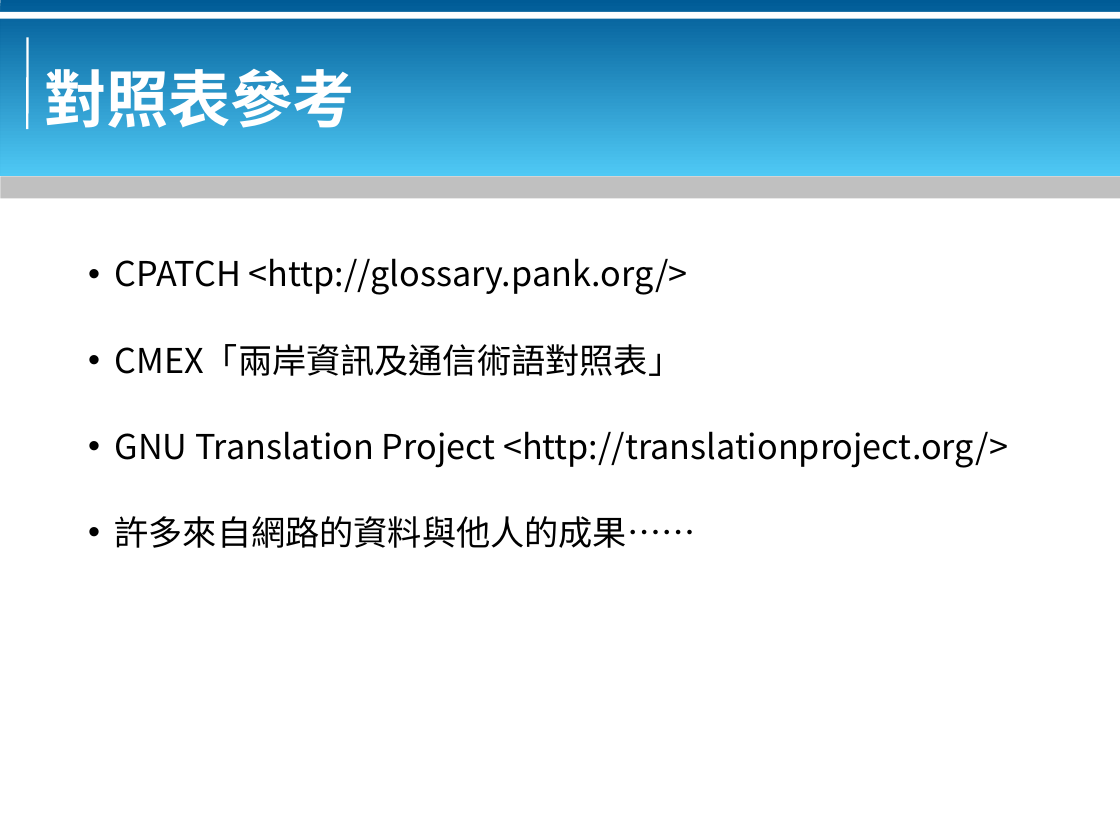
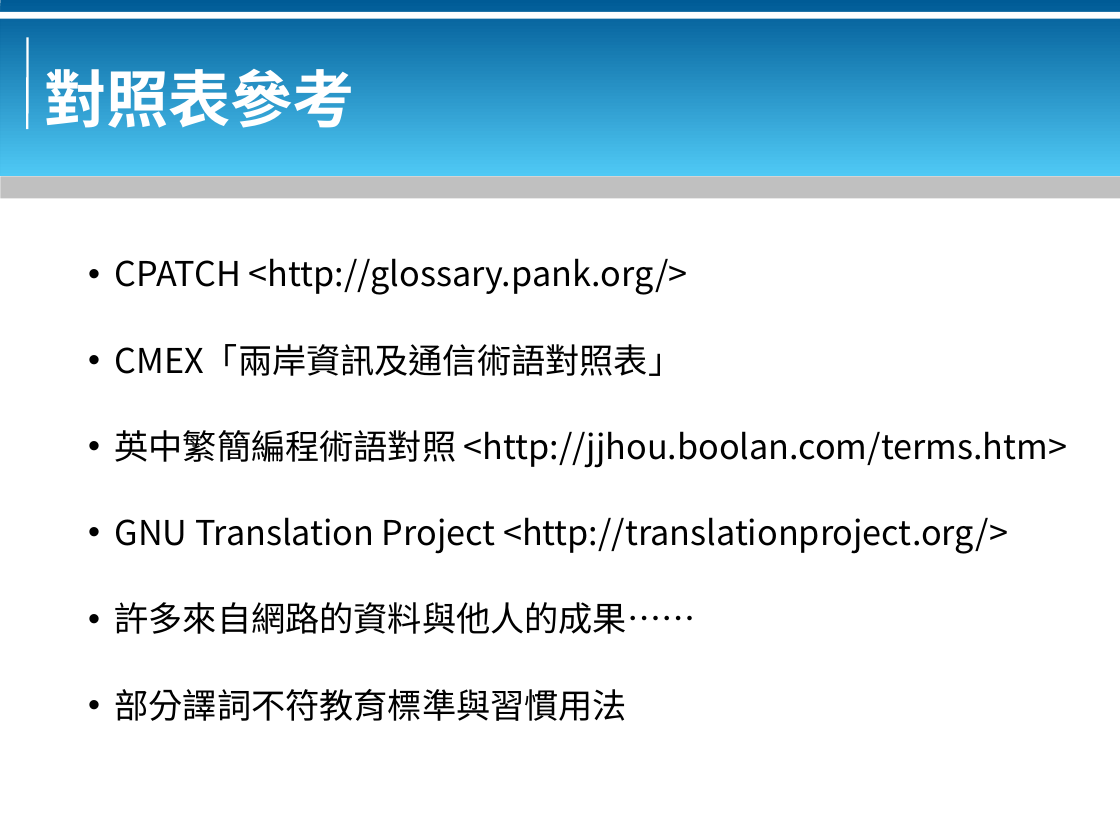
Before and after one commit to bluebat/.presentations, a slide deck: slide 6 of msgchi-l10n-tool.odp. Drawn at 1120x840 pixels with LibreOffice and Linux fonts; fonts in the diff are those of the drawing; background and template pictures are left out. Boxes give left, top, right and bottom in pixels: in the first picture for what was removed or moved away, otherwise in the second. Text is boxed around its words. In the diff, an @@ line names an element or a change of style, - is before the commit and + after.

```diff
--- a/msgchi-l10n-tool.odp
+++ b/msgchi-l10n-tool.odp
@@ text at [115, 430, 1067, 468]: paragraph added @@
+• 英中繁簡編程術語對照 <http://jjhou.boolan.com/terms.htm>
@@ text at [115, 689, 627, 721]: paragraph added @@
+• 部分譯詞不符教育標準與習慣用法
```
Also in this commit, not shown: 1 other slide changed, 1 other file.
